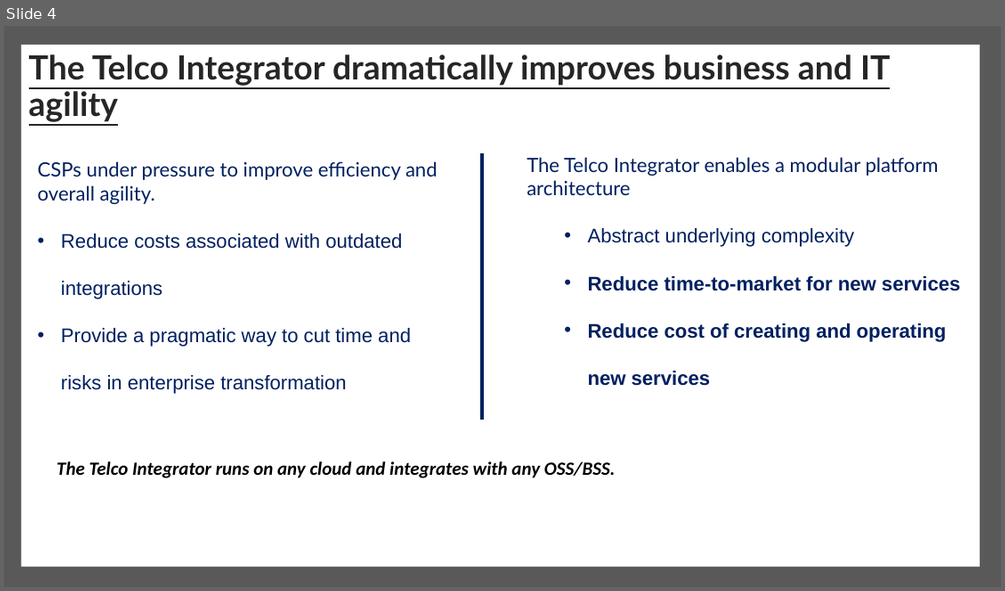
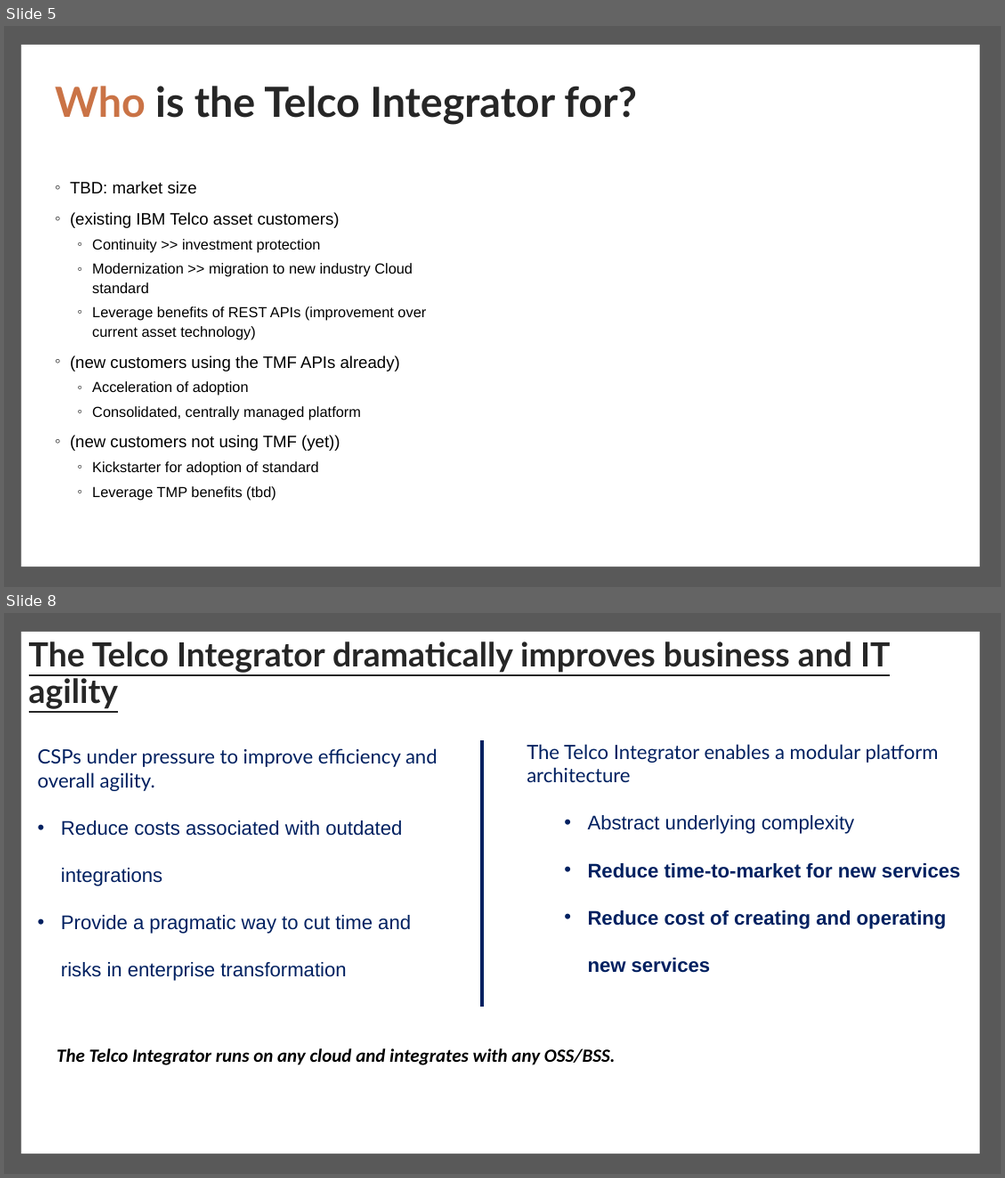
Before and after one commit to IBM/telco-integrator, a slide deck: Business/Telco Integrator - Business Case.pptx. Shown one above the other, each under a label of ours: slide 4 before the commit, slides 5 and 8 after it; the slides between them are not shown. The pictures are 1005x591 and 1005x1178 pixels, drawn with LibreOffice and Linux fonts; fonts in the diff are those of the drawing. Boxes give left, top, right and bottom in pixels: in the first picture for what was removed or moved away, otherwise in the second. Text is boxed around its words. In the diff, an @@ line names an element or a change of style, - is before the commit and + after.

Commit message:
Update Telco Integrator - Business Case.pptx
Updated client presentation

```diff
--- a/Business/Telco Integrator - Business Case.pptx
+++ b/Business/Telco Integrator - Business Case.pptx
@@ slide 5 added at (x1=4, y1=26, x2=1001, y2=587), background #FFFFFF @@
@@ rectangle added at (x1=4, y1=26, x2=1001, y2=587), fill #595959 @@
@@ rectangle added at (x1=21, y1=45, x2=979, y2=566), fill #FFFFFF @@
@@ title added at (x1=55, y1=86, x2=637, y2=125), 40 pt, text #262626, bold @@
+Who is the Telco Integrator for?
@@ text added at (x1=70, y1=181, x2=426, y2=499), 14 pt, text #000000 @@
+◦ TBD: market size
+◦ (existing IBM Telco asset customers)
+  ◦ Continuity >> investment protection
+  ◦ Modernization >> migration to new industry Cloud standard
+  ◦ Leverage benefits of REST APIs (improvement over current asset technology)
+◦ (new customers using the TMF APIs already)
+  ◦ Acceleration of adoption
+  ◦ Consolidated, centrally managed platform
+◦ (new customers not using TMF (yet))
+  ◦ Kickstarter for adoption of standard
+  ◦ Leverage TMP benefits (tbd)
@@ what was slide 4 is now slide 8 @@
```
Also in this commit, not shown: 4 slides changed, 9 other slides added.
